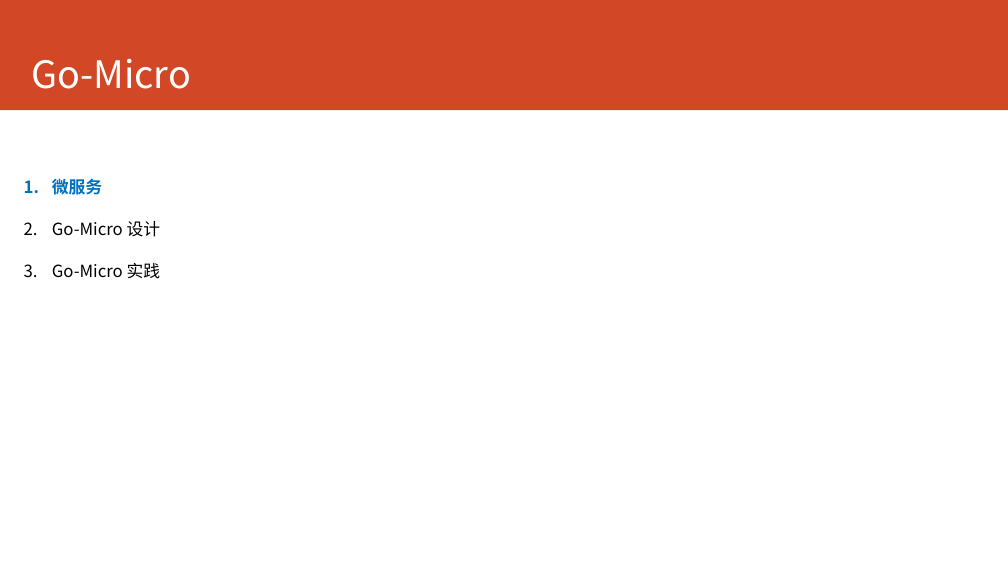
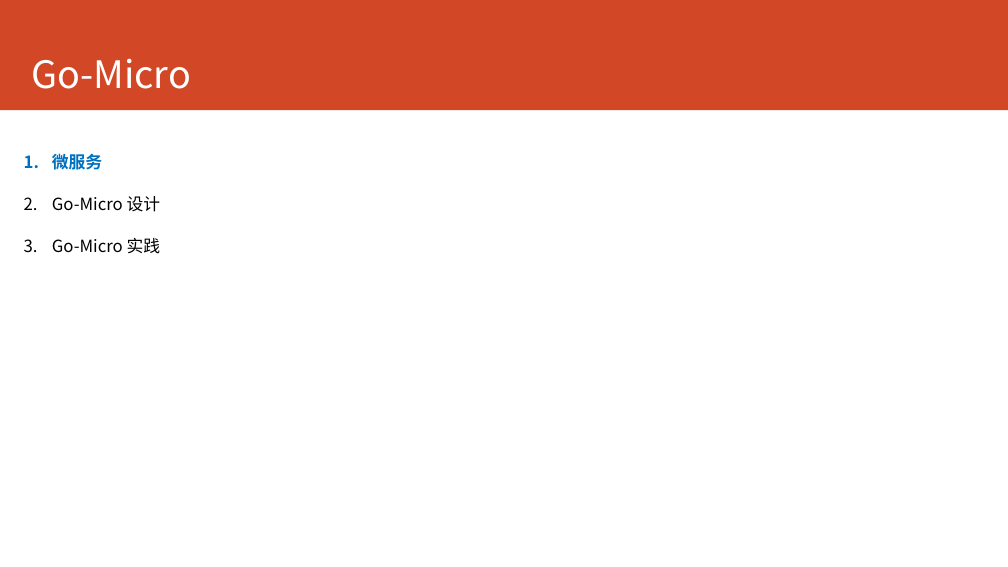
Before and after one commit to printfcoder/printfcoder, a slide deck: slide 38 of course/for-emc/course-for-emc.pptx (slide 40 before the commit). Drawn at 1008x567 pixels with LibreOffice and Linux fonts; fonts in the diff are those of the drawing; background and template pictures are left out. Boxes give left, top, right and bottom in pixels: in the first picture for what was removed or moved away, otherwise in the second. Text is boxed around its words. In the diff, an @@ line names an element or a change of style, - is before the commit and + after.

```diff
--- a/course/for-emc/course-for-emc.pptx
+++ b/course/for-emc/course-for-emc.pptx
@@ text "微服务": place and size @@
-text "微服务" at <box>52,176,161,279</box>
+text "微服务" at <box>52,151,161,254</box>
```
Also in this commit, not shown: 11 other slides changed, 2 slides removed.
